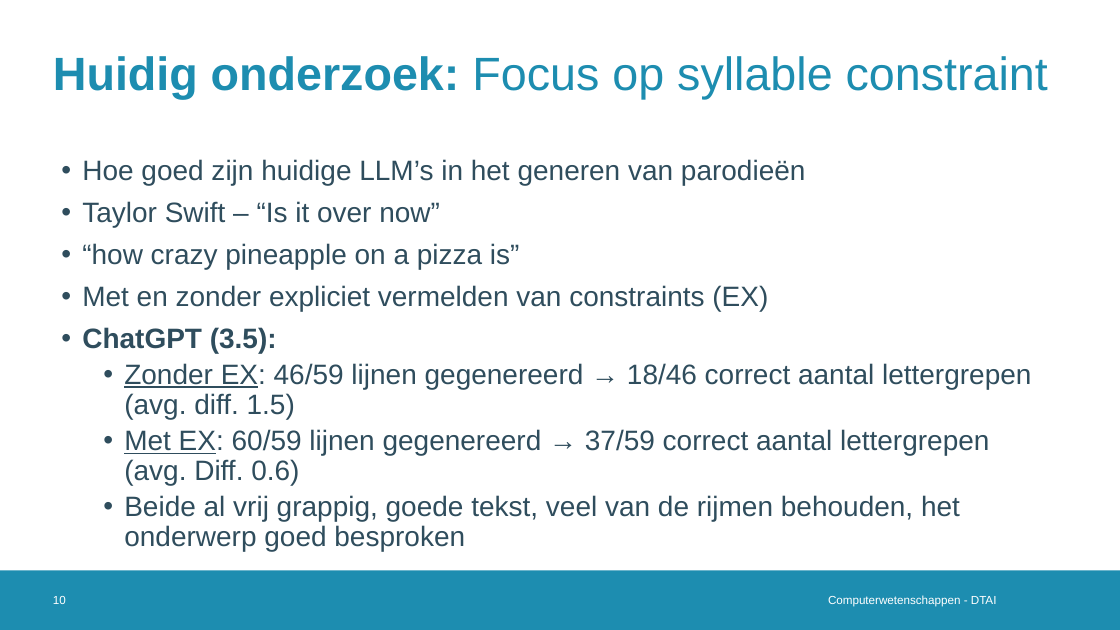
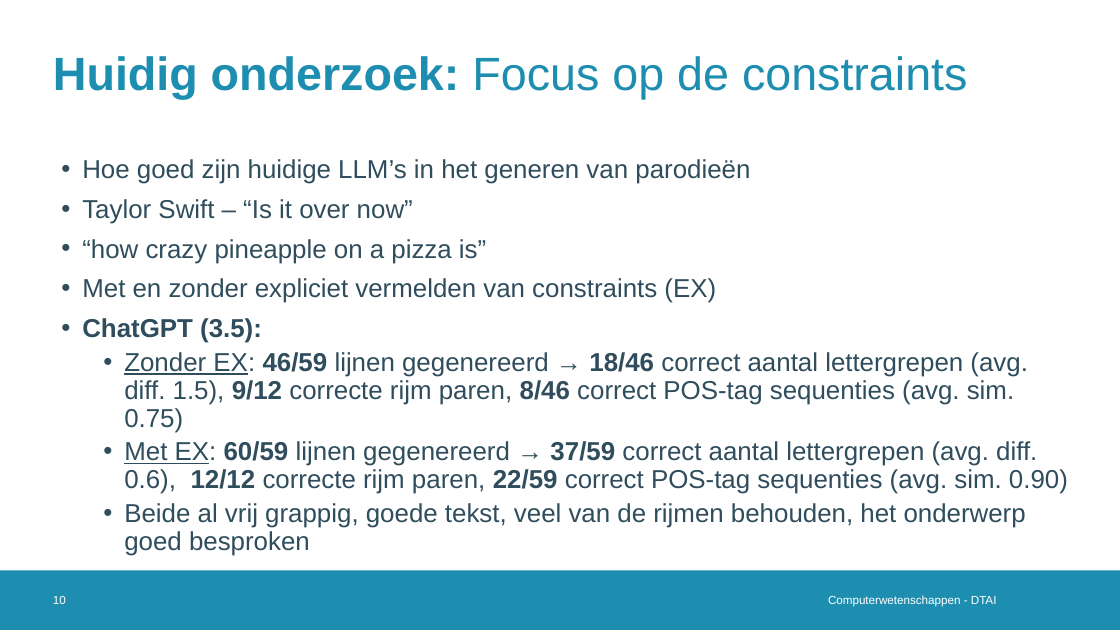
Before and after one commit to Alintermans/Thesis, a slide deck: slide 10 of Presentations/Third Intermediate Presentation/Presentation.pptx. Drawn at 1120x630 pixels with LibreOffice and Linux fonts; fonts in the diff are those of the drawing; background and template pictures are left out. Boxes give left, top, right and bottom in pixels: in the first picture for what was removed or moved away, otherwise in the second. Text is boxed around its words. In the diff, an @@ line names an element or a change of style, - is before the commit and + after.

```diff
--- a/Presentations/Third Intermediate Presentation/Presentation.pptx
+++ b/Presentations/Third Intermediate Presentation/Presentation.pptx
@@ title at box(53, 56, 967, 99): text changed @@
-Huidig onderzoek: Focus op syllable constraint
+Huidig onderzoek: Focus op de constraints
@@ text at box(82, 159, 1026, 556): size 24 to 22.2 pt in "Hoe goed zijn huidige LLM’s in het ...", "Taylor Swift – “Is it over now”", "“how crazy pineapple on a pizza is”", "Met en zonder expliciet vermelden van constraints ..." and 2 more places @@
@@ text at box(124, 352, 1068, 494): text changed; size 24 to 22.2 pt @@
-  • Zonder EX: 46/59 lijnen gegenereerd → 18/46 correct aantal lettergrepen (avg. diff. 1.5)
-  • Met EX: 60/59 lijnen gegenereerd → 37/59 correct aantal lettergrepen (avg. Diff. 0.6)
+  • Zonder EX: 46/59 lijnen gegenereerd → 18/46 correct aantal lettergrepen (avg. diff. 1.5), 9/12 correcte rijm paren, 8/46 correct POS-tag sequenties (avg. sim. 0.75)
+  • Met EX: 60/59 lijnen gegenereerd → 37/59 correct aantal lettergrepen (avg. diff. 0.6), 12/12 correcte rijm paren, 22/59 correct POS-tag sequenties (avg. sim. 0.90)
```
Also in this commit, not shown: 12 other slides changed, 1 slide removed, 2 other files.
